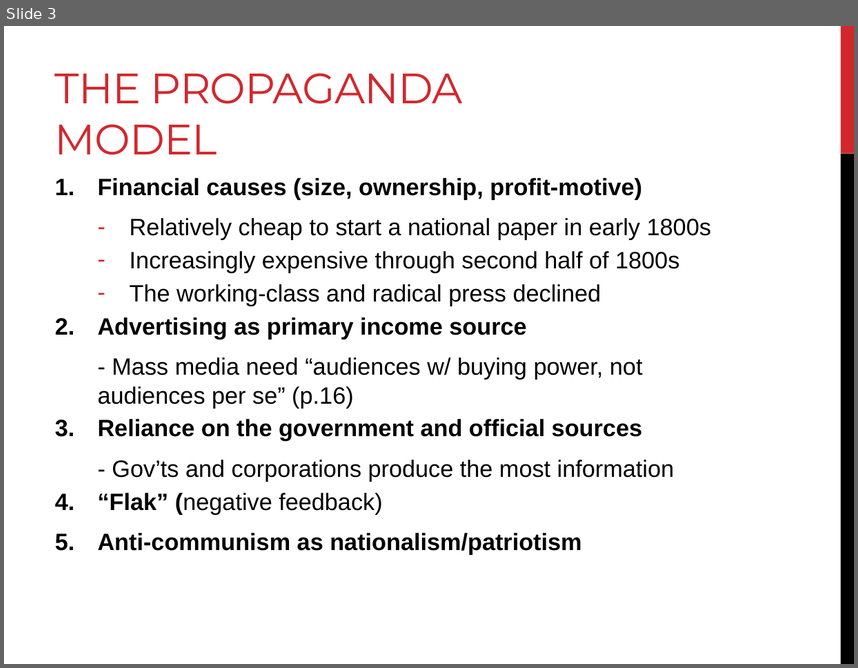
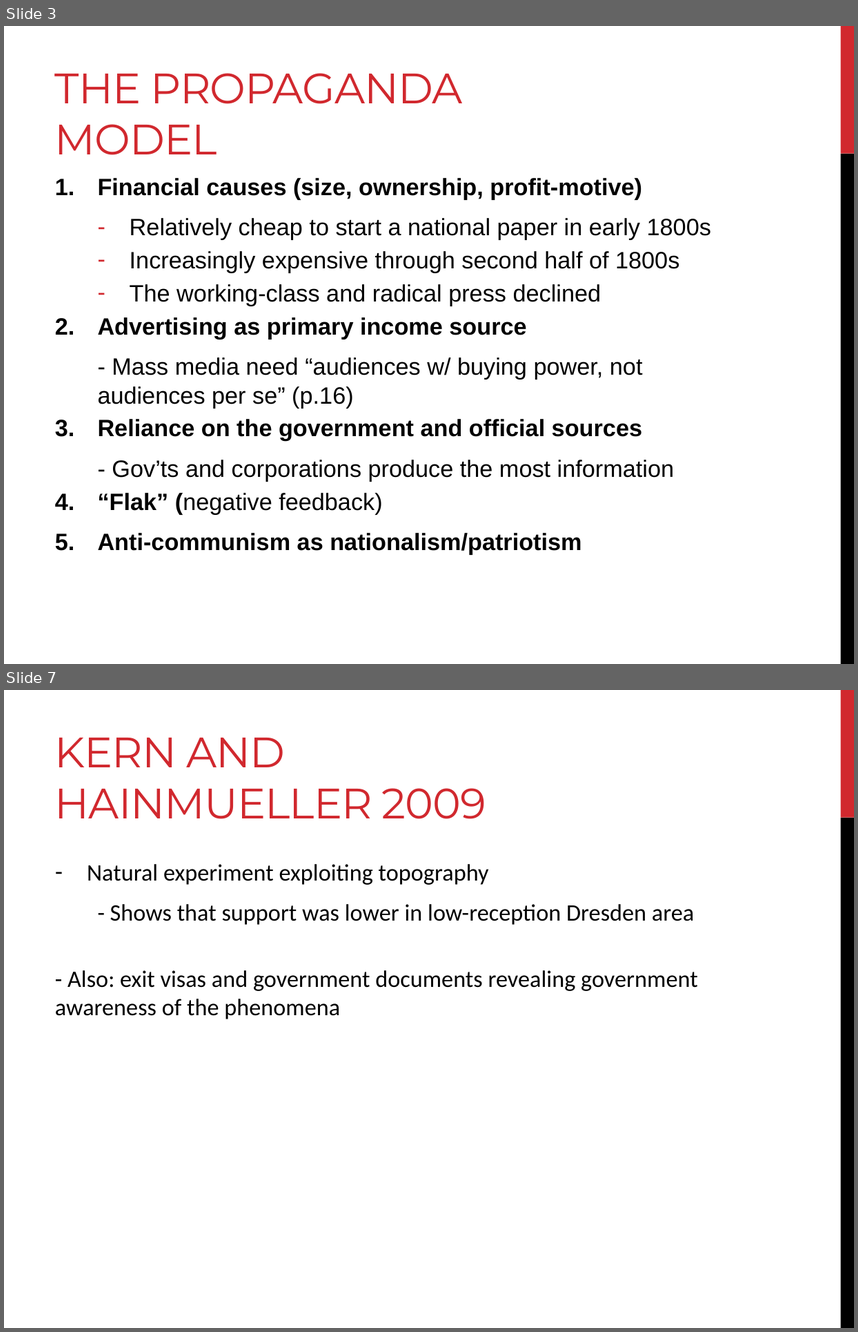
Before and after one commit to jmrphy/media_politics, a slide deck: slides/6_propaganda_model/propaganda_model.pptx. Shown one above the other, each under a label of ours: slide 3 before the commit, slides 3 and 7 after it; the slides between them are not shown. The pictures are 858x668 and 858x1332 pixels, drawn with LibreOffice and Linux fonts; fonts in the diff are those of the drawing. Boxes give left, top, right and bottom in pixels: in the first picture for what was removed or moved away, otherwise in the second. Text is boxed around its words. In the diff, an @@ line names an element or a change of style, - is before the commit and + after.

```diff
--- a/slides/6_propaganda_model/propaganda_model.pptx
+++ b/slides/6_propaganda_model/propaganda_model.pptx
@@ slide 7 added at (x1=4, y1=690, x2=854, y2=1328), background #FFFFFF; not listed: 2 template elements that a slide beside it also shows @@
@@ title added at (x1=55, y1=738, x2=486, y2=819), 36 pt, text #D1282E @@
+KERN AND HAINMUELLER 2009
@@ text added at (x1=55, y1=864, x2=698, y2=1019), 20 pt, text #000000 @@
+– Natural experiment exploiting topography
+  - Shows that support was lower in low-reception Dresden area
+- Also: exit visas and government documents revealing government awareness of the phenomena
```
Also in this commit, not shown: 1 slide changed, 3 other slides added.
